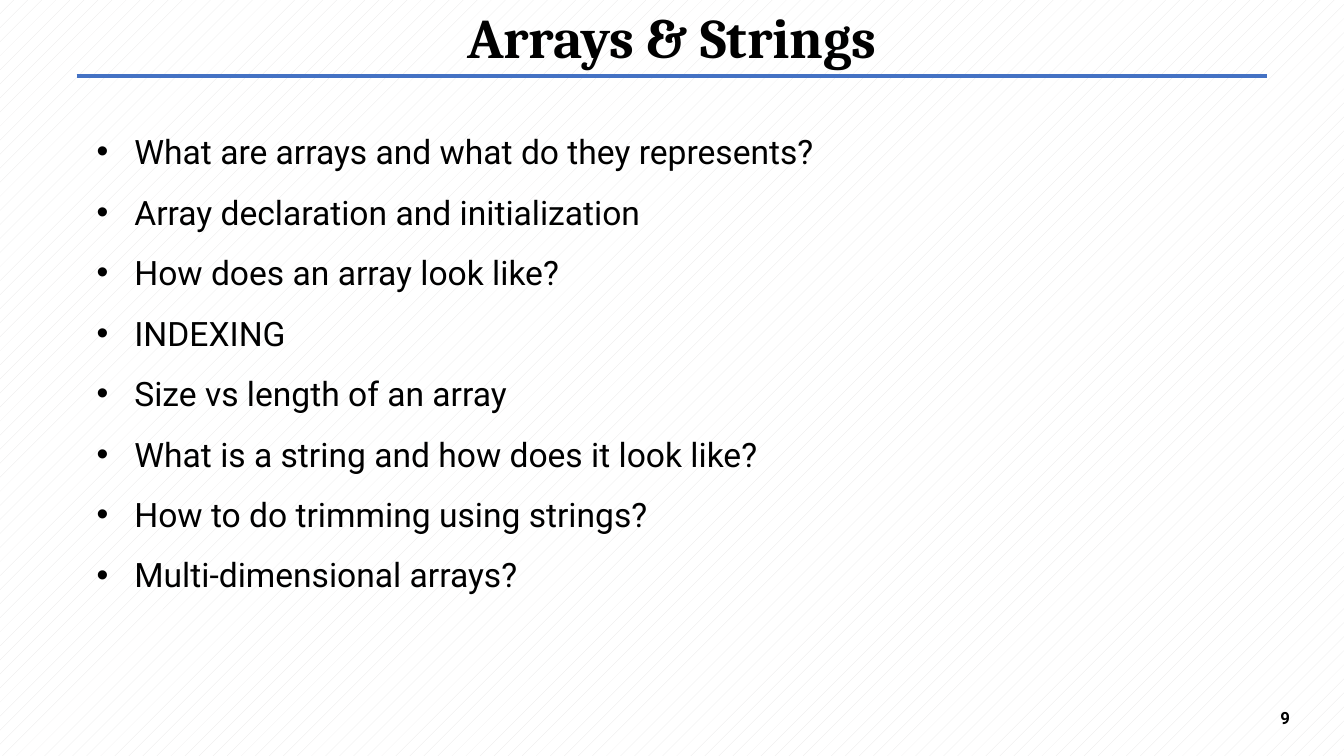
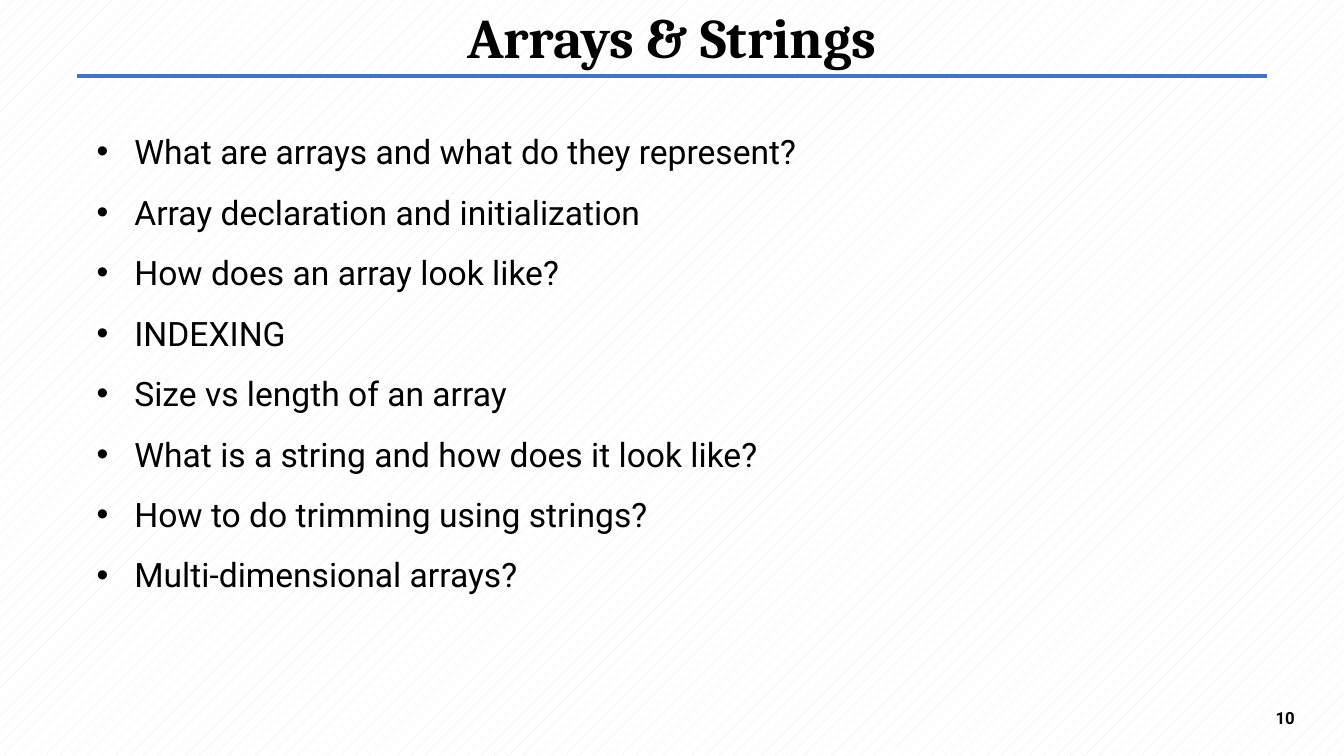
Before and after one commit to yakuman2800/COEN244_F2023, a slide deck: slide 10 of tut1/ppt1.pptx (slide 9 before the commit). Drawn at 1344x756 pixels with LibreOffice and Linux fonts; fonts in the diff are those of the drawing. Boxes give left, top, right and bottom in pixels: in the first picture for what was removed or moved away, otherwise in the second. Text is boxed around its words. In the diff, an @@ line names an element or a change of style, - is before the commit and + after.

```diff
--- a/tut1/ppt1.pptx
+++ b/tut1/ppt1.pptx
@@ subtitle at (134, 138, 796, 171): text changed @@
-• What are arrays and what do they represents?
+• What are arrays and what do they represent?
@@ page number at (1276, 712, 1295, 724): text changed @@
-9
+10
```
Also in this commit, not shown: 3 other slides changed, 1 slide added, 1 other file.
